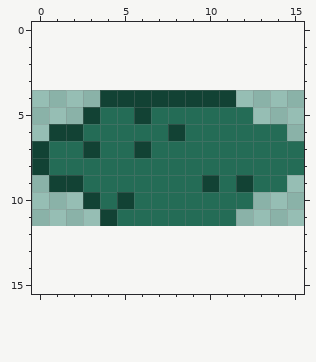
Pixel-art sprite -- src/assets/grass.png. The picture above is the old version.
The file is 16x8 pixels. The old version is drawn lined up with the new one, on the new canvas.
And afterwards:
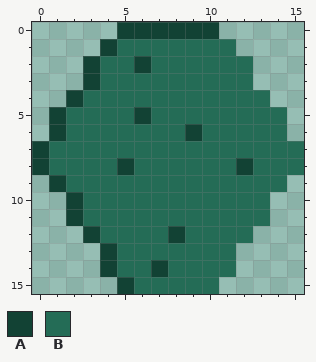
Palette (. is transparent): A #124234  B #246c56
From old to new:
canvas 16x8 -> 16x16, the old top-left corner now at 0,4
There is now colour A in row 0 at x 5 to 10; in row 1 at x 4; in row 2 at x 3 and 6; in row 3 at x 3; in row 4 at x 2; in row 5 at x 1.
There is now colour A in rows 10 to 11 at x 2; in row 12 at x 3 and 8; in row 13 at x 4; in row 14 at x 4 and 7; in row 15 at x 5.
The edit turns colour B into colour A in row 6 at x 9; in row 8 at x 5 and 12.
There is now colour B in row 1 at x 5 to 11; in row 2 at x 4 to 5 and 7 to 12; in row 3 at x 4 to 12; in row 4 at x 3 and 12 to 13; in row 5 at x 2 and 13 to 14; in row 10 at x 13.
There is now colour B in row 11 at x 3 and 12 to 13; in row 12 at x 4 to 7 and 9 to 12; in row 13 at x 5 to 11; in row 14 at x 5 to 6 and 8 to 11; in row 15 at x 6 to 10.
The edit turns colour A into colour B in row 4 at x 4 to 11; in row 5 at x 3; in row 6 at x 2 and 8; in row 7 at x 3 and 6; in row 9 at x 2, 10 and 12; in row 10 at x 3 and 5.
The edit turns colour A into colour B in row 11 at x 4.
Boxes around the changes in both pictures, in picture pixels (x1, y1, x2, y2):
changed: (49, 22, 287, 294)
